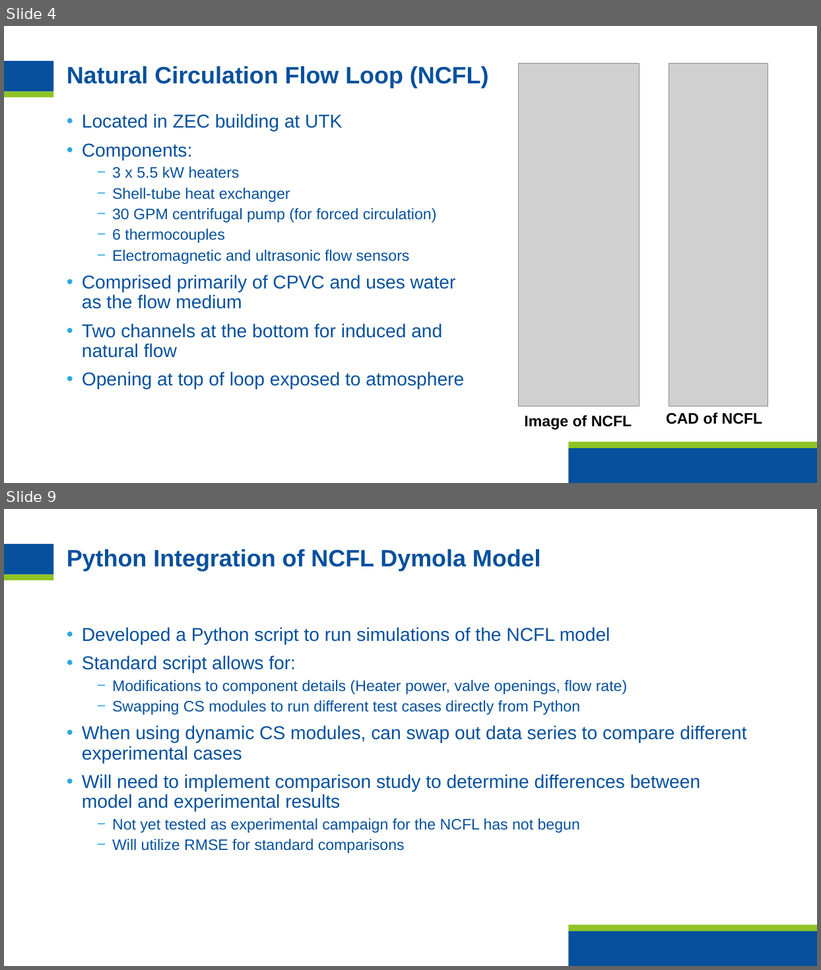
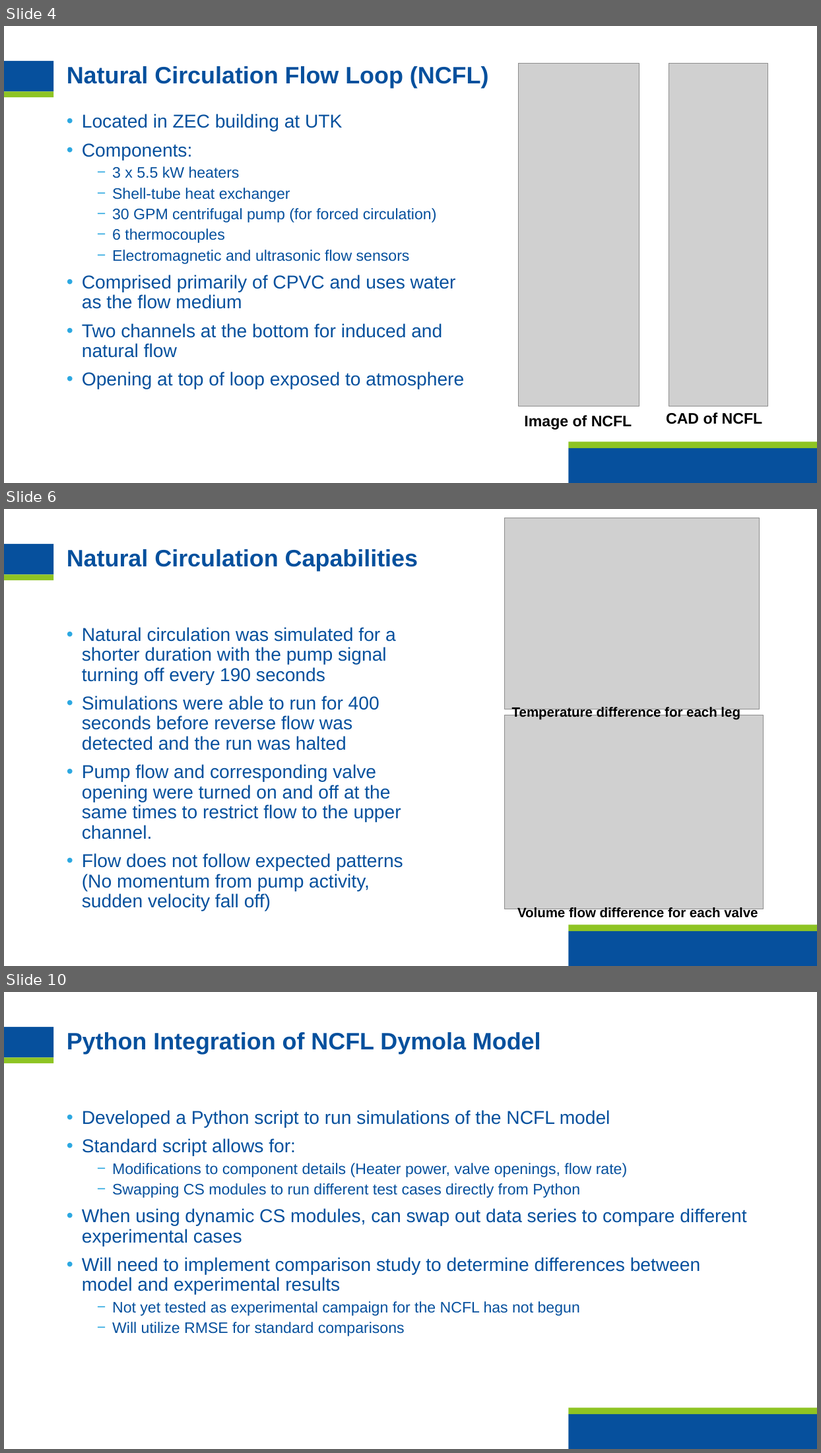
Before and after one commit to hvnaick/INL_DT_Intern, a slide deck: Important Documents/FinalPresentation.pptx. Shown one above the other, each under a label of ours: slides 4 and 9 before the commit, slides 4, 6 and 10 after it; the slides between them are not shown. The pictures are 821x970 and 821x1453 pixels, drawn with LibreOffice and Linux fonts; fonts in the diff are those of the drawing; grey boxes stand for pictures; background and template pictures are left out. Boxes give left, top, right and bottom in pixels: in the first picture for what was removed or moved away, otherwise in the second. Text is boxed around its words. In the diff, an @@ line names an element or a change of style, - is before the commit and + after.

```diff
--- a/Important Documents/FinalPresentation.pptx
+++ b/Important Documents/FinalPresentation.pptx
@@ slide 6 added at box(4, 509, 817, 966), background #FFFFFF; not listed: 4 template elements that a slide beside it also shows @@
@@ picture added at box(505, 518, 760, 710) @@
@@ title added at box(67, 549, 418, 571), 28 pt, text #06509D, bold @@
+Natural Circulation Capabilities
@@ text added at box(82, 627, 403, 912), 22 pt, text #06509D @@
+• Natural circulation was simulated for a shorter duration with the pump signal turning off every 190 seconds
+• Simulations were able to run for 400 seconds before reverse flow was detected and the run was halted
+• Pump flow and corresponding valve opening were turned on and off at the same times to restrict flow to the upper channel.
+• Flow does not follow expected patterns (No momentum from pump activity, sudden velocity fall off)
@@ picture added at box(505, 715, 764, 909) @@
@@ text added at box(512, 707, 741, 720), 16 pt, text #000000, bold @@
+Temperature difference for each leg
@@ text added at box(517, 908, 758, 921), 16 pt, text #000000, bold @@
+Volume flow difference for each valve
@@ what was slide 9 is now slide 10 @@
```
Also in this commit, not shown: 8 slides changed, 4 other slides added, 25 other files.
